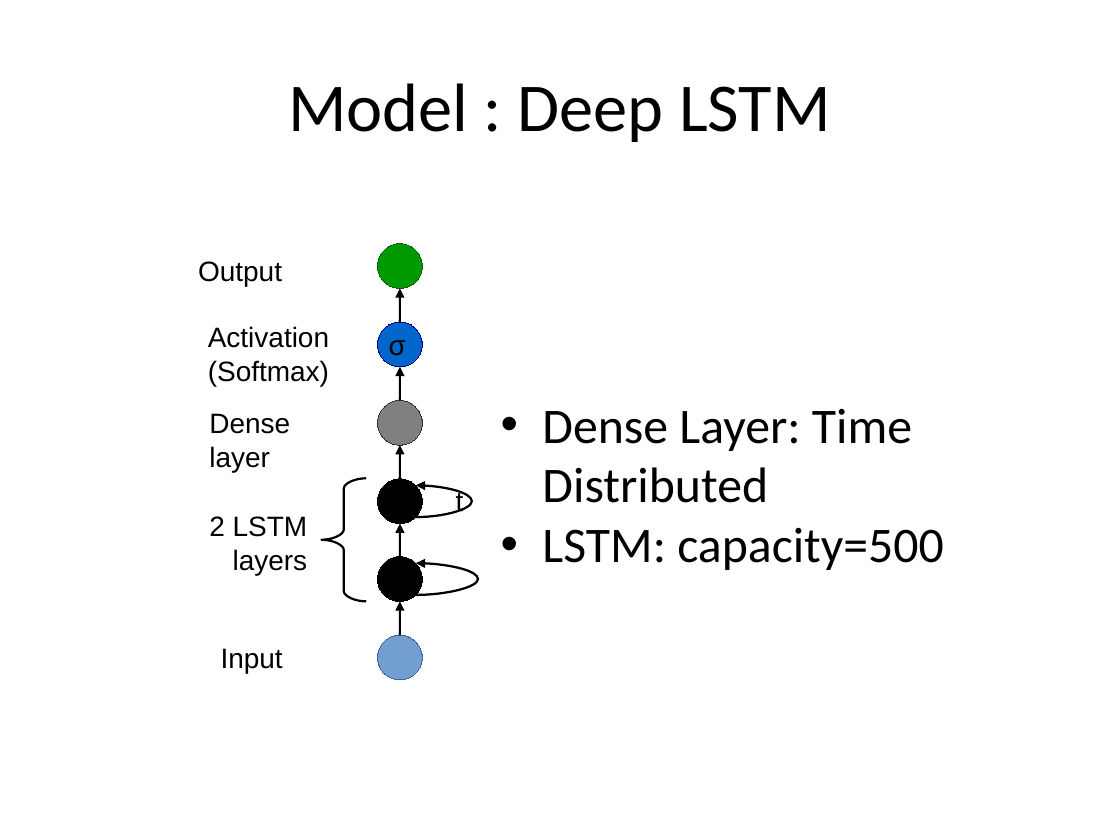
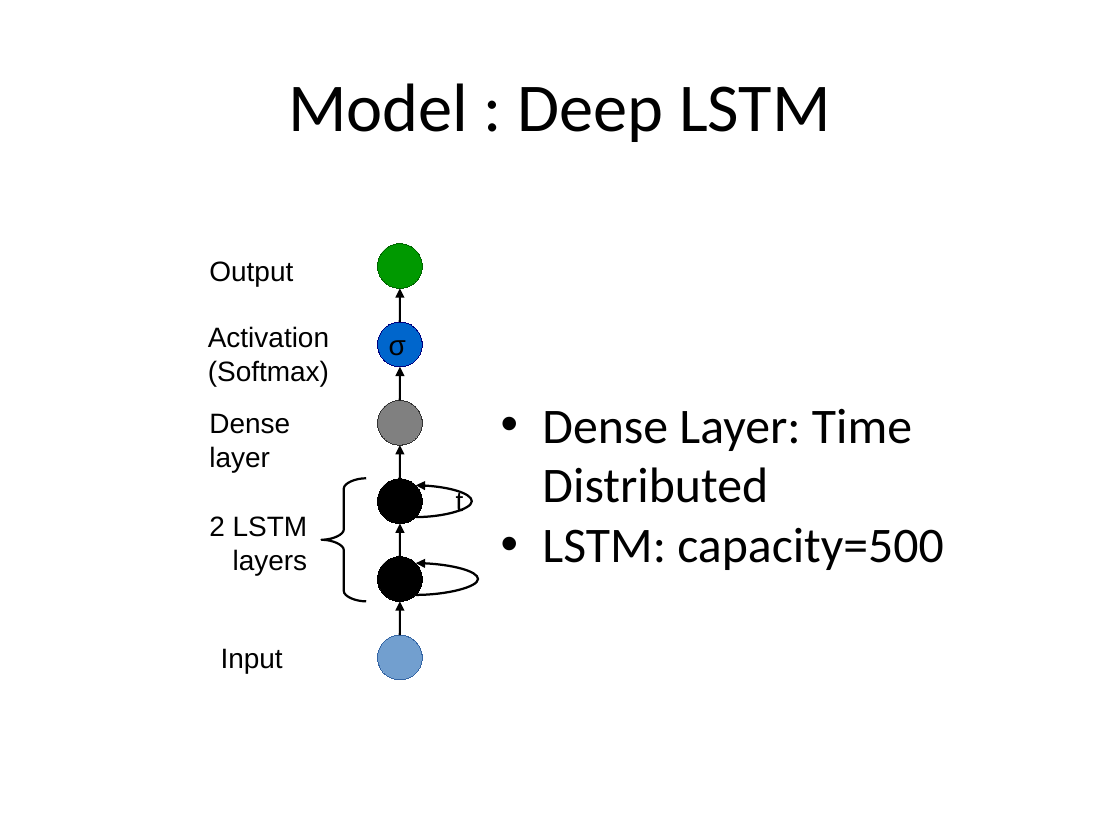
Before and after one commit to telecombcn-dl/2017-dlai-team8, a slide deck: slide 8 of Creative Writing 101.pptx. Drawn at 1120x840 pixels with LibreOffice and Linux fonts; fonts in the diff are those of the drawing. Boxes give left, top, right and bottom in pixels: in the first picture for what was removed or moved away, otherwise in the second. Text is boxed around its words. In the diff, an @@ line names an element or a change of style, - is before the commit and + after.

```diff
--- a/Creative Writing 101.pptx
+++ b/Creative Writing 101.pptx
@@ text "Output": place and size @@
-text "Output" at [198, 261, 282, 286]
+text "Output" at [209, 261, 293, 286]
```
Also in this commit, not shown: 1 other slide changed, 1 slide added, 1 other file.
